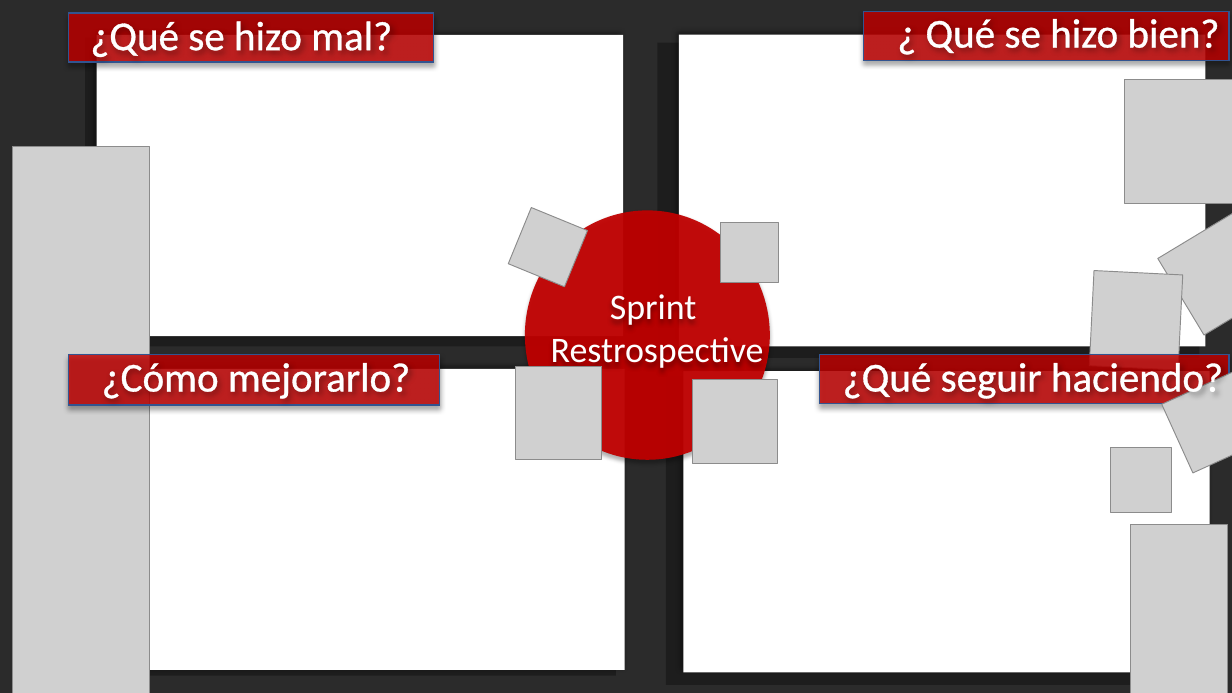
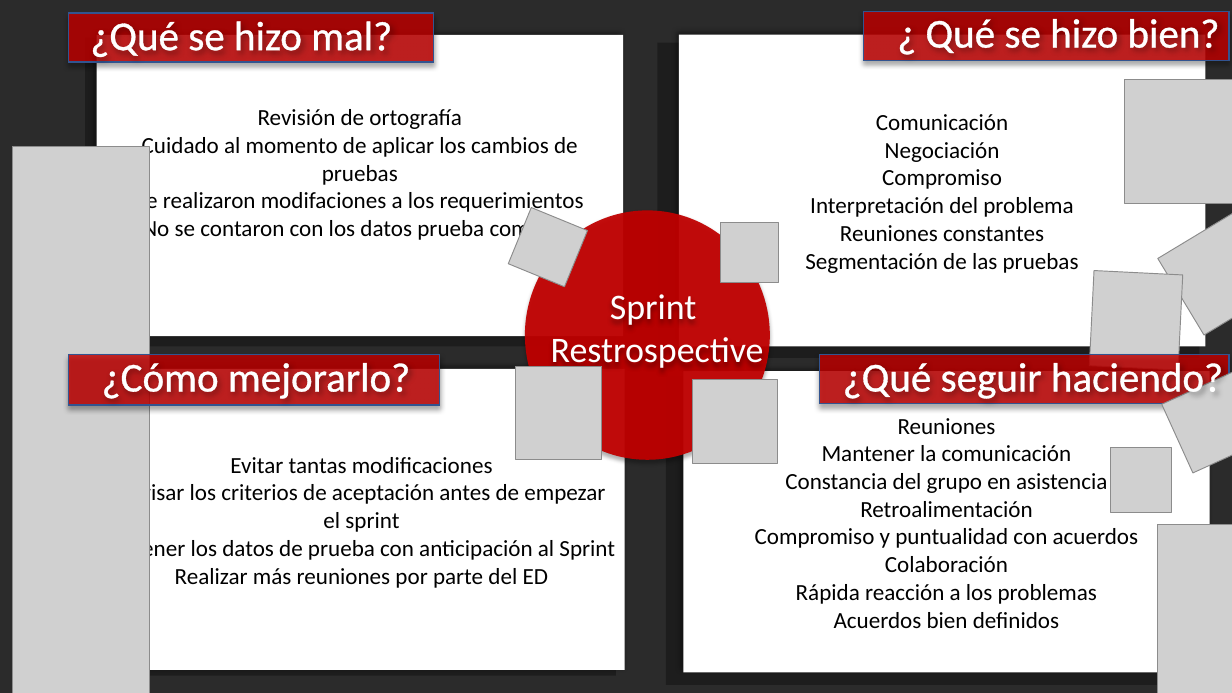
Before and after one commit to foviedog/SIGAB, a slide deck: slide 1 of Sprint#2/Retrospective.pptx. Drawn at 1232x693 pixels with LibreOffice and Linux fonts; fonts in the diff are those of the drawing; grey boxes stand for pictures; background and template pictures are left out; a plain dark background stands for a picture behind light text. Boxes give left, top, right and bottom in pixels: in the first picture for what was removed or moved away, otherwise in the second. Text is boxed around its words. In the diff, an @@ line names an element or a change of style, - is before the commit and + after.

Commit message:
retrospective

```diff
--- a/Sprint#2/Retrospective.pptx
+++ b/Sprint#2/Retrospective.pptx
@@ text in rectangle at <box>136,109,584,242</box>: text added @@
+Revisión de ortografía
+Cuidado al momento de aplicar los cambios de pruebas
+Se realizaron modifaciones a los requerimientos
+No se contaron con los datos prueba completa
@@ text in rectangle at <box>805,114,1079,273</box>: text added @@
+Comunicación
+Negociación
+Compromiso
+Interpretación del problema
+Reuniones constantes
+Segmentación de las pruebas
@@ text in rectangle at <box>755,418,1138,628</box>: text added @@
+Reuniones
+Mantener la comunicación
+Constancia del grupo en asistencia
+Retroalimentación
+Compromiso y puntualidad con acuerdos
+Colaboración
+Rápida reacción a los problemas
+Acuerdos bien definidos
@@ text in rectangle at <box>107,457,615,588</box>: text added @@
+Evitar tantas modificaciones
+Revisar los criterios de aceptación antes de empezar el sprint
+Obtener los datos de prueba con anticipación al Sprint
+Realizar más reuniones por parte del ED
@@ picture: place and size @@
-picture at <box>1131,524,1227,693</box>
+picture at <box>1158,525,1232,693</box>
```
